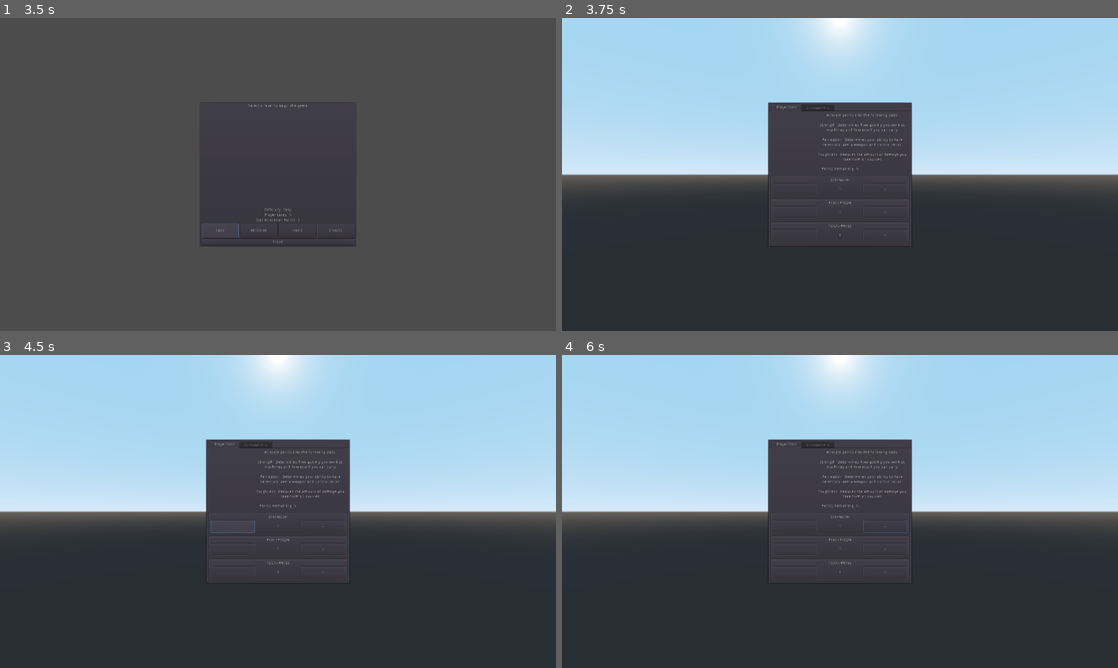
Above: before the commit, frames 1-4 (two rows, left to right).
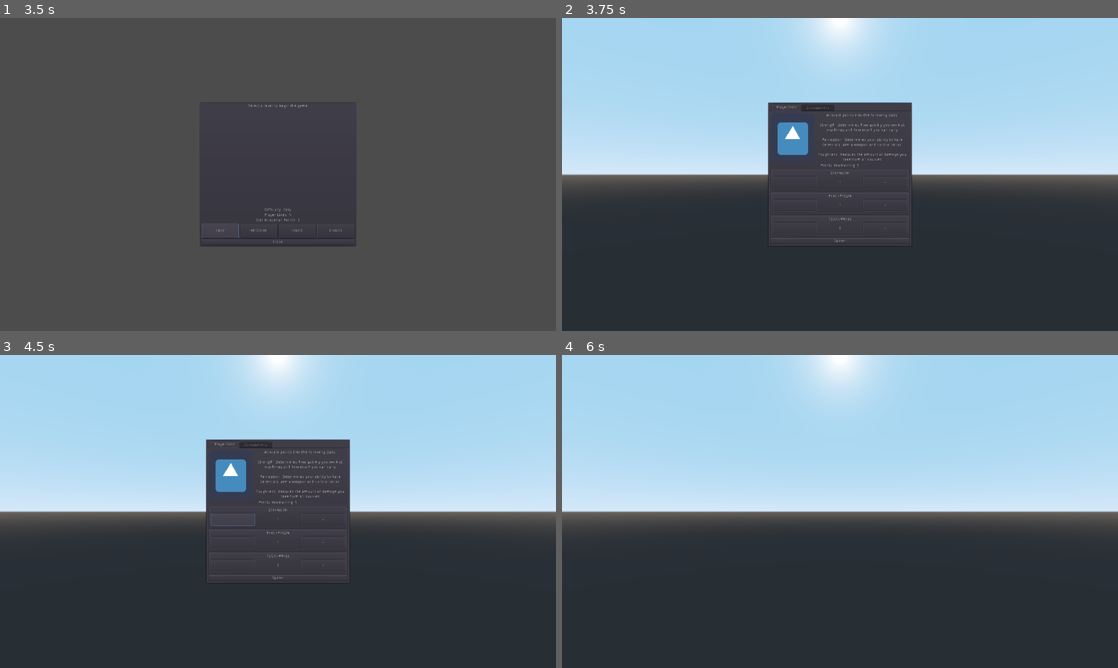
Above: after the commit, the same moments.

Repository: connorj349/industrial_chaos
Game: Godot game, scene res://scenes/Menu.tscn
Same seed, same stepped clock (60 frames per second), same inputs: the game is played once before the commit and once after it. The engine's default icon, where the game draws it, is replaced by a stand-in: a white triangle on a blue panel in a dark square.
Inputs (mouse positions are in pixels of both pictures, inside the frame that each line leads up to):
- Up to frame 1 (3.5 s): click "Start" at 0.5 s; click "Start" at 1.25 s; click "EASY" at 2 s; click "EASY" at 2.75 s
- Up to frame 2 (3.75 s): click (801, 158) at 3.5 s
- Up to frame 3 (4.5 s): click "-" at 4.25 s
- Up to frame 4 (6 s): click "+" at 5 s; click (840, 577) at 5.75 s, where only the run after the commit has a clickable "Spawn"

Frame 1 is identical in both runs. In frame 2, 0.8% of the frame differs, in the area x 37-63%, y 33-72%; in frame 3, 0.9%; in frame 4, 6.6%, in the area x 37-63%, y 26-72%.

Commit message:
finished character creation
need to spawn the player still, all other functionality is finished, need to figure out how classes and points will work

Diff:
--- a/industrial_chaos_main/UI/CharacterCreation.gd
+++ b/industrial_chaos_main/UI/CharacterCreation.gd
@@ -1,7 +1,9 @@
 extends Control
 
+const max_stat = 20
+
 var unallocated_points setget set_unallocated_points
-var starting_stats = [1, 1, 0]
+var starting_stats = [1, 1, 0] setget set_starting_stats
 
 enum Stat {
 	Strength,
@@ -10,31 +12,55 @@
 }
 
 signal on_points_changed
+signal on_stats_changed
 
 func _ready():
 # warning-ignore:return_value_discarded
 	connect("on_points_changed", self, "update_ui")
-	unallocated_points = Gamestate.player_max_allocated_points_allowed
+# warning-ignore:return_value_discarded
+	connect("on_stats_changed", self, "update_ui")
+	self.unallocated_points = Gamestate.player_max_allocated_points_allowed
 	# populate the classes page
+
+func spawn_player():
+	# spawn player logic
+	queue_free()
 
 func set_unallocated_points(value):
 	unallocated_points = clamp(value, 0, Gamestate.player_max_allocated_points_allowed)
-	emit_signal("on_points_changed", unallocated_points)
+	emit_signal("on_points_changed")
 
-#func on_minus_stat(stat): # all minus buttons use this
-	#match(stat):
-		#Stat.Strength:
-			#starting_stats[Stat.Strength] = clamp(starting_stats[Stat.Strength] - 1, 0, Gamestate.player_max_allocated_points_allowed)
-			#unallocated_points -= 1
+func set_starting_stats(value):
+	starting_stats = value
+	emit_signal("on_stats_changed")
 
-#func on_add_stat(stat): # all minus buttons use this
-	#match(stat):
-		#Stat.Strength:
-			#starting_stats[Stat.Strength] = clamp(starting_stats[Stat.Strength] + 1, 0, Gamestate.player_max_allocated_points_allowed)
-			#unallocated_points += 1
+func on_minus_stat(stat):
+	if stat == Stat.Toughness:
+		self.starting_stats[Stat.Toughness] = clamp(starting_stats[Stat.Toughness] - 1, 0, max_stat)
+		self.unallocated_points += 1
+		return
+	if starting_stats[stat] <= 1:
+		return
+	match(stat):
+		Stat.Strength:
+			self.starting_stats[Stat.Strength] = clamp(starting_stats[Stat.Strength] - 1, 0, max_stat)
+		Stat.Perception:
+			self.starting_stats[Stat.Perception] = clamp(starting_stats[Stat.Perception] - 1, 0, max_stat)
+	self.unallocated_points += 1
+
+func on_add_stat(stat):
+	if unallocated_points > 0:
+		match(stat):
+			Stat.Strength:
+				self.starting_stats[Stat.Strength] = clamp(starting_stats[Stat.Strength] + 1, 0, max_stat)
+			Stat.Perception:
+				self.starting_stats[Stat.Perception] = clamp(starting_stats[Stat.Perception] + 1, 0, max_stat)
+			Stat.Toughness:
+				self.starting_stats[Stat.Toughness] = clamp(starting_stats[Stat.Toughness] + 1, 0, max_stat)
+		self.unallocated_points -= 1
 
 func update_ui():
-	$PanelContainer/TabContainer/PlayerStats/RemainingPointsLabel.text = str(unallocated_points)
+	$PanelContainer/TabContainer/PlayerStats/RemainingPointsLabel.text = "Points Reamaining: " + str(unallocated_points)
 	$PanelContainer/TabContainer/PlayerStats/StrengthStat/VBoxContainer/HBoxContainer/CurrAmountLabel.text = str(starting_stats[0])
 	$PanelContainer/TabContainer/PlayerStats/PerceptionStat/VBoxContainer/HBoxContainer/CurrAmountLabel.text = str(starting_stats[1])
 	$PanelContainer/TabContainer/PlayerStats/ToughnessStat/VBoxContainer/HBoxContainer/CurrAmountLabel.text = str(starting_stats[2])
--- a/industrial_chaos_main/UI/CharacterCreation.tscn
+++ b/industrial_chaos_main/UI/CharacterCreation.tscn
@@ -1,6 +1,7 @@
-[gd_scene load_steps=2 format=2]
+[gd_scene load_steps=3 format=2]
 
 [ext_resource path="res://UI/CharacterCreation.gd" type="Script" id=1]
+[ext_resource path="res://icon.png" type="Texture" id=2]
 
 [node name="CharacterCreation" type="Control"]
 anchor_right = 1.0
@@ -41,8 +42,10 @@
 margin_right = 150.0
 margin_bottom = 167.0
 rect_min_size = Vector2( 150, 150 )
-
-[node name="Label" type="Label" parent="PanelContainer/TabContainer/PlayerStats/HeaderInfo"]
+texture = ExtResource( 2 )
+expand = true
+
+[node name="TutorialLabel" type="Label" parent="PanelContainer/TabContainer/PlayerStats/HeaderInfo"]
 margin_left = 154.0
 margin_right = 478.0
 margin_bottom = 167.0
@@ -62,16 +65,16 @@
 [node name="RemainingPointsLabel" type="Label" parent="PanelContainer/TabContainer/PlayerStats"]
 margin_top = 171.0
 margin_right = 478.0
-margin_bottom = 213.0
+margin_bottom = 189.0
 size_flags_vertical = 7
 text = "Points Remaining: 5"
 align = 1
 valign = 1
 
 [node name="StrengthStat" type="PanelContainer" parent="PanelContainer/TabContainer/PlayerStats"]
-margin_top = 217.0
-margin_right = 478.0
-margin_bottom = 292.0
+margin_top = 193.0
+margin_right = 478.0
+margin_bottom = 268.0
 rect_min_size = Vector2( 0, 75 )
 
 [node name="VBoxContainer" type="VBoxContainer" parent="PanelContainer/TabContainer/PlayerStats/StrengthStat"]
@@ -118,9 +121,9 @@
 text = "+"
 
 [node name="PerceptionStat" type="PanelContainer" parent="PanelContainer/TabContainer/PlayerStats"]
-margin_top = 296.0
-margin_right = 478.0
-margin_bottom = 371.0
+margin_top = 272.0
+margin_right = 478.0
+margin_bottom = 347.0
 rect_min_size = Vector2( 0, 75 )
 
 [node name="VBoxContainer" type="VBoxContainer" parent="PanelContainer/TabContainer/PlayerStats/PerceptionStat"]
@@ -167,9 +170,9 @@
 text = "+"
 
 [node name="ToughnessStat" type="PanelContainer" parent="PanelContainer/TabContainer/PlayerStats"]
-margin_top = 375.0
-margin_right = 478.0
-margin_bottom = 450.0
+margin_top = 351.0
+margin_right = 478.0
+margin_bottom = 426.0
 rect_min_size = Vector2( 0, 75 )
 
 [node name="VBoxContainer" type="VBoxContainer" parent="PanelContainer/TabContainer/PlayerStats/ToughnessStat"]
@@ -214,6 +217,12 @@
 margin_bottom = 43.0
 size_flags_horizontal = 3
 text = "+"
+
+[node name="StartButton" type="Button" parent="PanelContainer/TabContainer/PlayerStats"]
+margin_top = 430.0
+margin_right = 478.0
+margin_bottom = 450.0
+text = "Spawn"
 
 [node name="Occupations" type="PanelContainer" parent="PanelContainer/TabContainer"]
 visible = false
@@ -270,3 +279,11 @@
 margin_right = 450.0
 margin_bottom = 86.0
 text = "Sign Up"
+
+[connection signal="pressed" from="PanelContainer/TabContainer/PlayerStats/StrengthStat/VBoxContainer/HBoxContainer/MinusButton" to="." method="on_minus_stat" binds= [ 0 ]]
+[connection signal="pressed" from="PanelContainer/TabContainer/PlayerStats/StrengthStat/VBoxContainer/HBoxContainer/AddButton" to="." method="on_add_stat" binds= [ 0 ]]
+[connection signal="pressed" from="PanelContainer/TabContainer/PlayerStats/PerceptionStat/VBoxContainer/HBoxContainer/MinusButton" to="." method="on_minus_stat" binds= [ 1 ]]
+[connection signal="pressed" from="PanelContainer/TabContainer/PlayerStats/PerceptionStat/VBoxContainer/HBoxContainer/AddButton" to="." method="on_add_stat" binds= [ 1 ]]
+[connection signal="pressed" from="PanelContainer/TabContainer/PlayerStats/ToughnessStat/VBoxContainer/HBoxContainer/MinusButton" to="." method="on_minus_stat" binds= [ 2 ]]
+[connection signal="pressed" from="PanelContainer/TabContainer/PlayerStats/ToughnessStat/VBoxContainer/HBoxContainer/AddButton" to="." method="on_add_stat" binds= [ 2 ]]
+[connection signal="pressed" from="PanelContainer/TabContainer/PlayerStats/StartButton" to="." method="spawn_player"]
